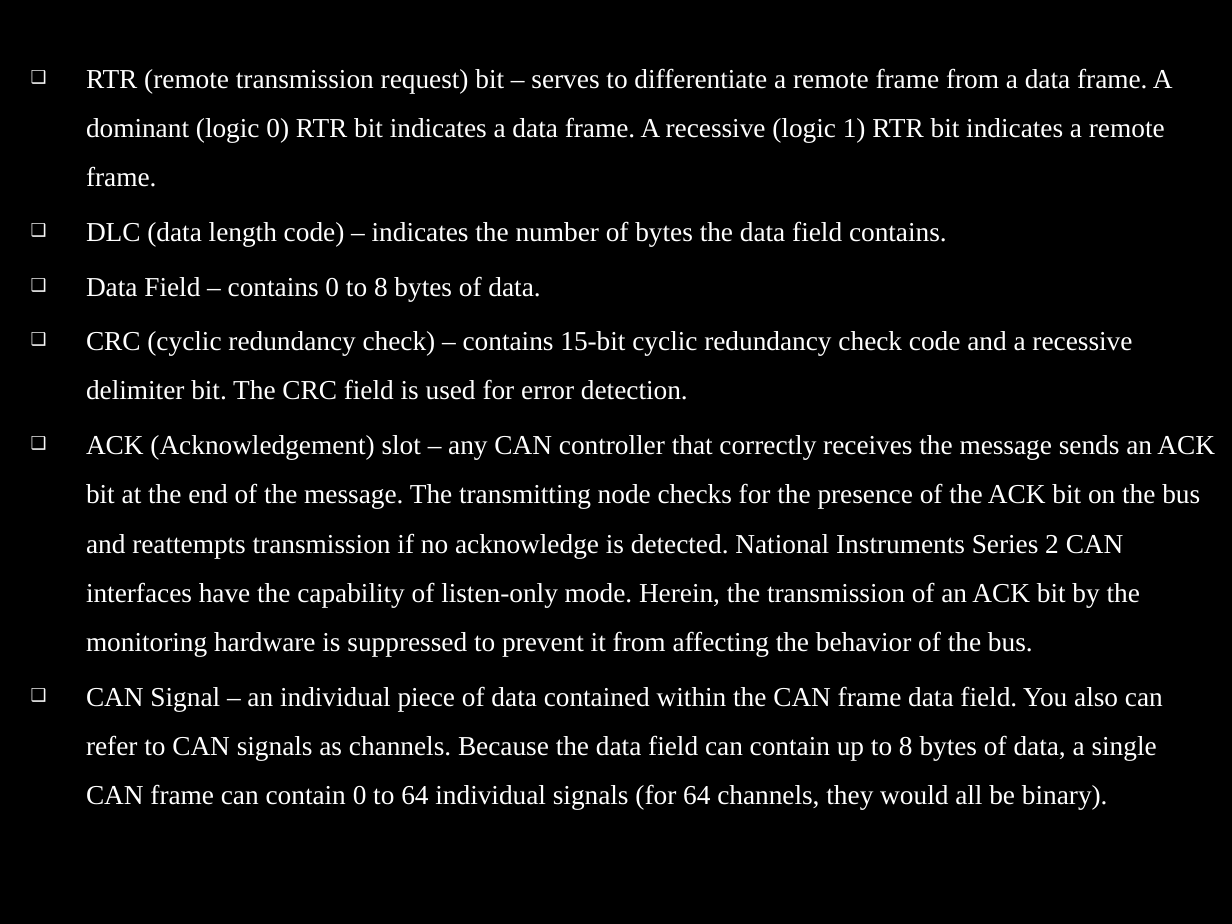
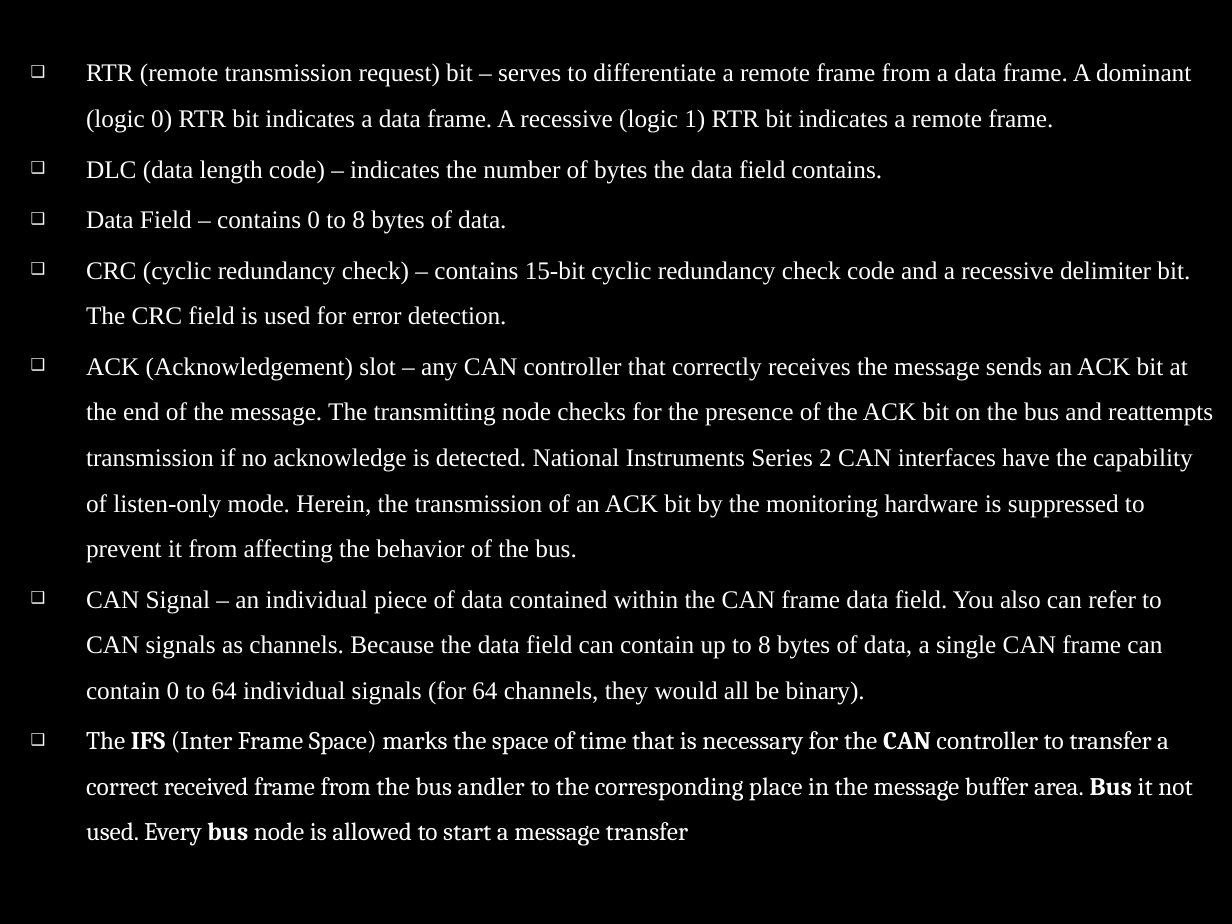
Before and after one commit to Mahesh-7/PIC-MCU, a slide deck: slide 10 of PPT/can.pptx. Drawn at 1232x924 pixels with LibreOffice and Linux fonts; fonts in the diff are those of the drawing; background and template pictures are left out. Boxes give left, top, right and bottom in pixels: in the first picture for what was removed or moved away, otherwise in the second. Text is boxed around its words. In the diff, an @@ line names an element or a change of style, - is before the commit and + after.

```diff
--- a/PPT/can.pptx
+++ b/PPT/can.pptx
@@ text at [86,63,1213,705]: size 16 to 14.8 pt in "RTR (remote transmission request) bit – serves ...", "DLC (data length code) – indicates the ...", "Data Field – contains 0 to 8 ...", "CRC (cyclic redundancy check) – contains 15-bit ..." and 2 more places @@
@@ text at [86,731,1192,846]: paragraph added @@
+❑ The IFS (Inter Frame Space) marks the space of time that is necessary for the CAN controller to transfer a correct received frame from the bus andler to the corresponding place in the message buffer area. Bus it not used. Every bus node is allowed to start a message transfer
```
Also in this commit, not shown: 1 other file.
